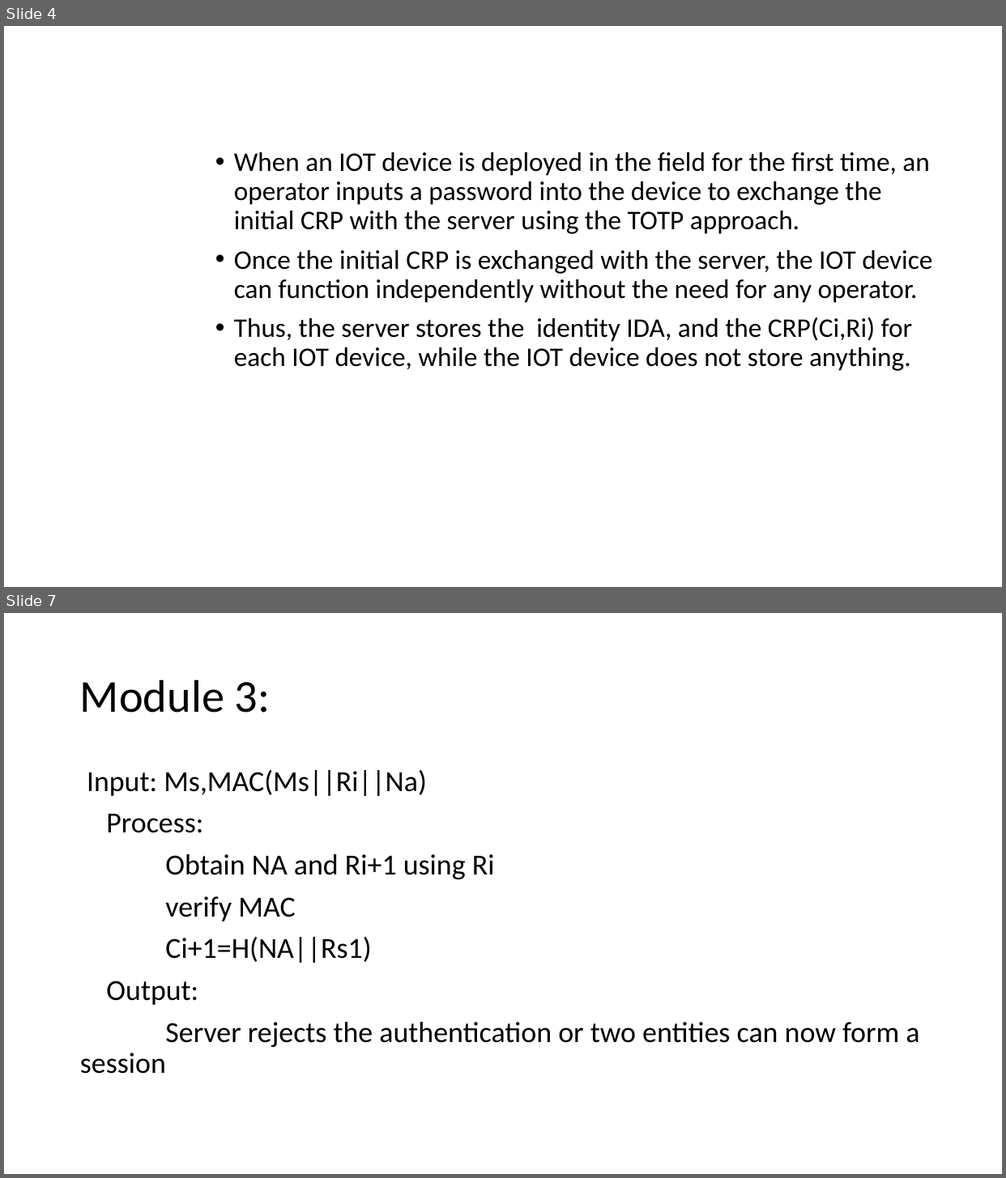
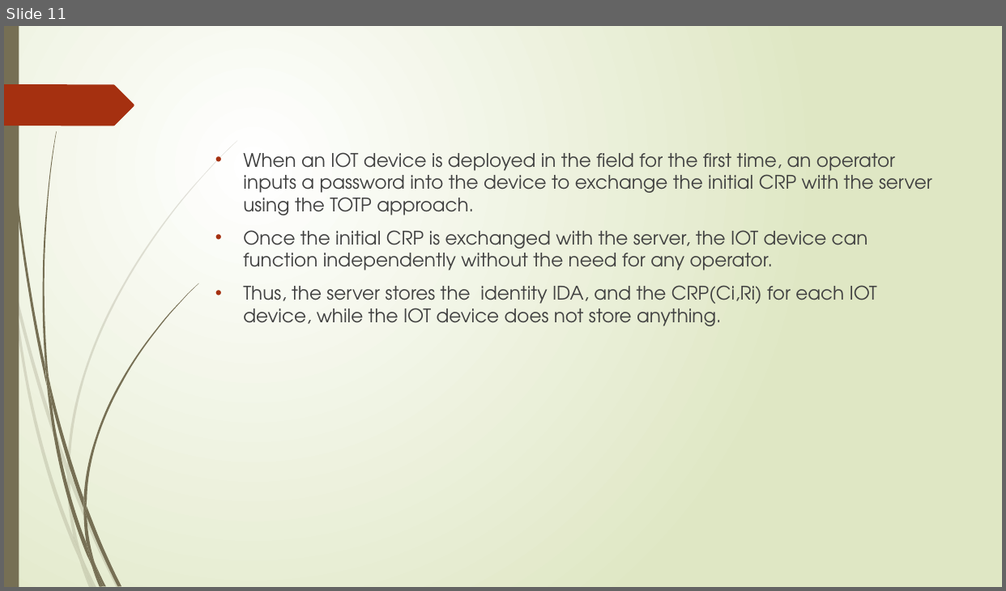
Before and after one commit to vinotha8888/authentication, a slide deck: mat.pptx. Shown one above the other, each under a label of ours: slides 4 and 7 before the commit, slide 11 after it; the slides between them are not shown. The pictures are 1006x1178 and 1006x591 pixels, drawn with LibreOffice and Linux fonts; fonts in the diff are those of the drawing. Boxes give left, top, right and bottom in pixels: in the first picture for what was removed or moved away, otherwise in the second. Text is boxed around its words. In the diff, an @@ line names an element or a change of style, - is before the commit and + after.

```diff
--- a/mat.pptx
+++ b/mat.pptx
@@ slide 7 removed at (4,613,1002,1174), background #FFFFFF @@
@@ title removed at (80,679,270,713) @@
-Module 3:
@@ text removed at (80,770,919,1074) @@
-Input: Ms,MAC(Ms||Ri||Na)
-Process:
-Obtain NA and Ri+1 using Ri
-verify MAC
-Ci+1=H(NA||Rs1)
-Output:
-Server rejects the authentication or two entities can now form a session
@@ what was slide 4 is now slide 11 @@
@@ slide 11 changed as well @@
@@ background #FFFFFF to gradient #FFFFFF to #DFE8C4 @@
@@ rectangle added at (4,26,19,587), fill #766F54 @@
@@ freeform shape added at (4,84,134,126), fill #A53010 @@
@@ text "When an IOT device is ..." at (243,152,932,327): size 25.9 to 18 pt, font Calibri to TeX Gyre Adventor, text colour #000000 to #404040; indent changed; line spacing 0.9 to 1 @@
@@ group added at (4,140,237,587): 10 freeform shapes @@
@@ group added at (6,26,198,587): 12 freeform shapes @@
```
Also in this commit, not shown: 3 other slides changed, 8 slides added, 4 other slides removed.
